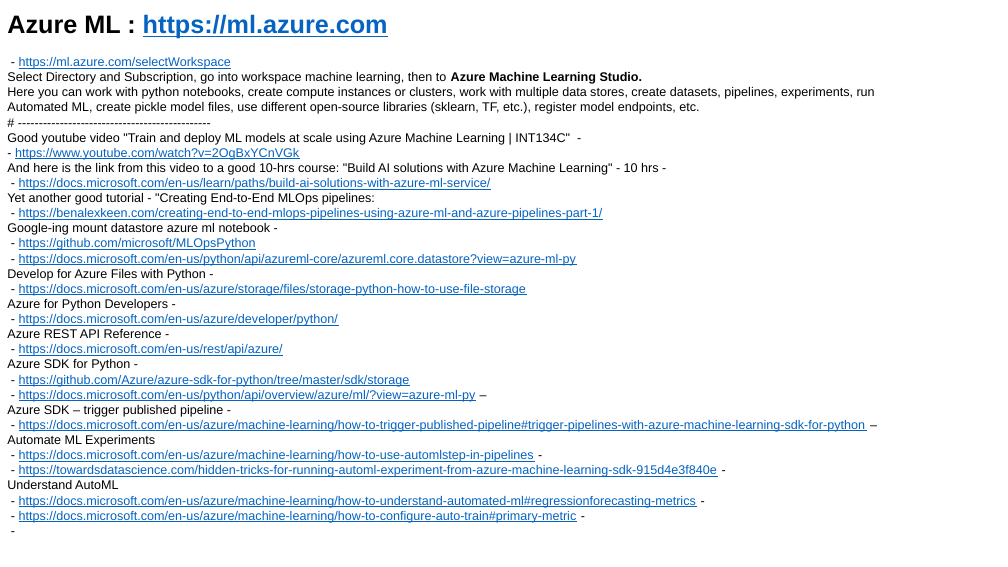
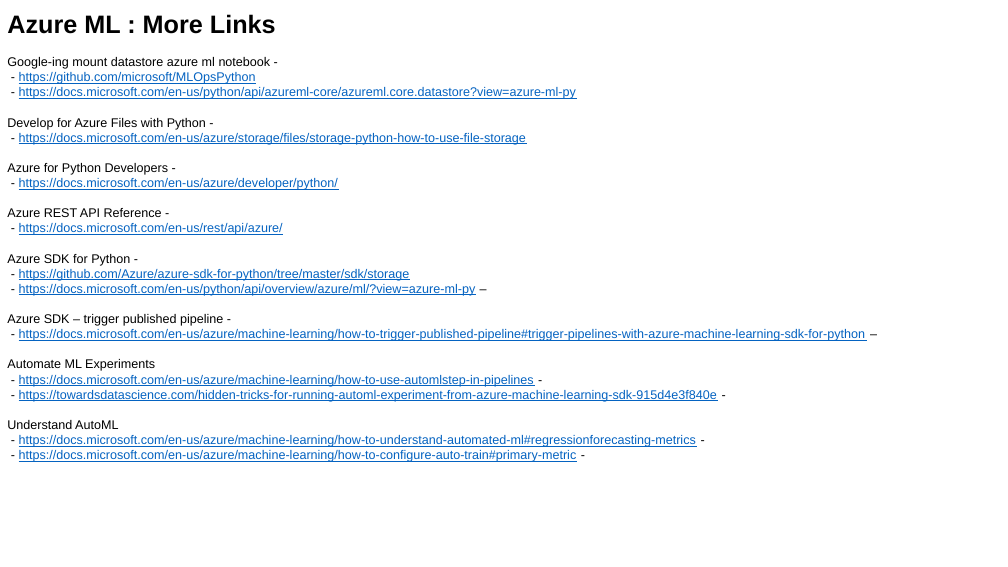
Before and after one commit to lselector/ml_ai_doc, a slide deck: slide 5 of Azure.pptx (slide 2 before the commit). Drawn at 1008x567 pixels with LibreOffice and Linux fonts; fonts in the diff are those of the drawing. Boxes give left, top, right and bottom in pixels: in the first picture for what was removed or moved away, otherwise in the second. Text is boxed around its words. In the diff, an @@ line names an element or a change of style, - is before the commit and + after.

```diff
--- a/Azure.pptx
+++ b/Azure.pptx
@@ text at (7,14,865,462): paragraph removed @@
--
@@ text at (7,14,276,34): text changed; size 12 to 24 pt; bold on @@
-Azure ML : https://ml.azure.com
-- https://ml.azure.com/selectWorkspace
-Select Directory and Subscription, go into workspace machine learning, then to Azure Machine Learning Studio.
-Here you can work with python notebooks, create compute instances or clusters, work with multiple data stores, create datasets, pipelines, experiments, run Automated ML, create pickle model files, use different open-source libraries (sklearn, TF, etc.), register model endpoints, etc.
-# ----------------------------------------------
-Good youtube video "Train and deploy ML models at scale using Azure Machine Learning | INT134C" -
-- https://www.youtube.com/watch?v=2OgBxYCnVGk
-And here is the link from this video to a good 10-hrs course: "Build AI solutions with Azure Machine Learning" - 10 hrs -
-- https://docs.microsoft.com/en-us/learn/paths/build-ai-solutions-with-azure-ml-service/
-Yet another good tutorial - "Creating End-to-End MLOps pipelines:
-- https://benalexkeen.com/creating-end-to-end-mlops-pipelines-using-azure-ml-and-azure-pipelines-part-1/
+Azure ML : More Links
```
Also in this commit, not shown: 1 other slide changed, 3 slides added, 9 other files.
